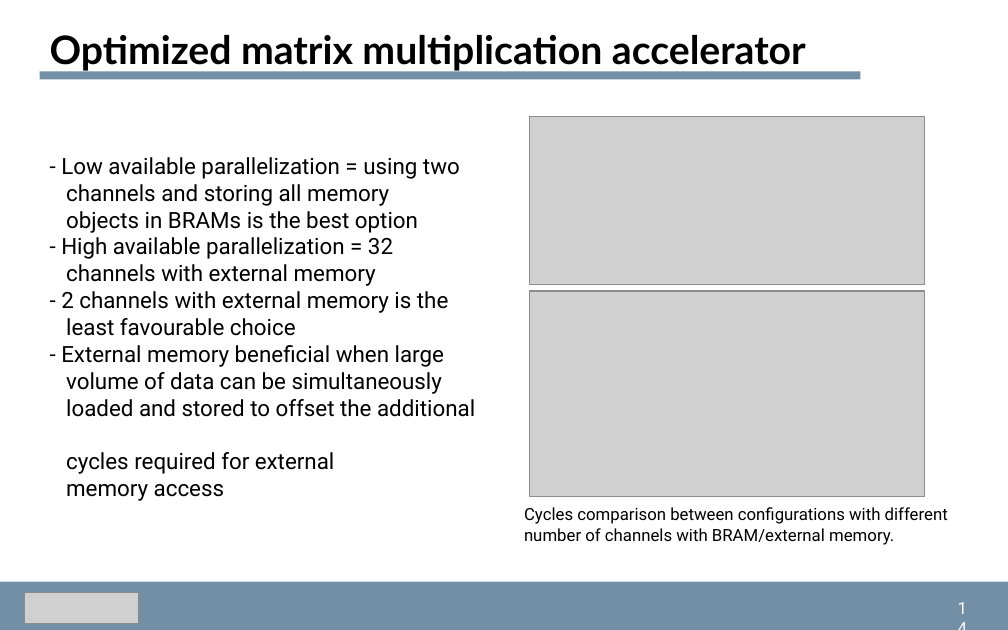
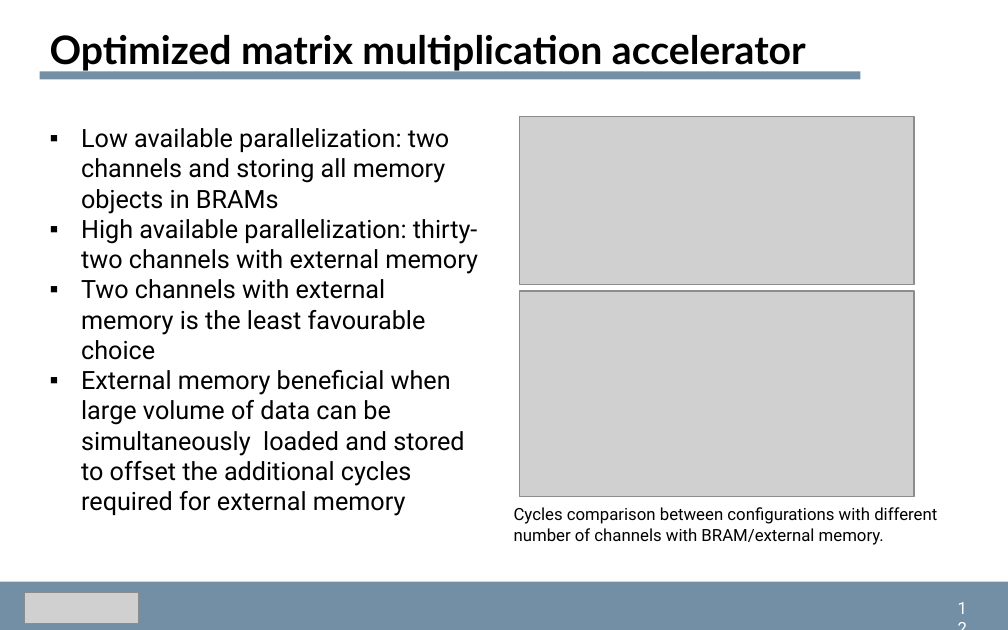
Before and after one commit to dmsgnn/master-thesis, a slide deck: slide 12 of docs/presentation/presentation.pptx (slide 13 before the commit). Drawn at 1008x630 pixels with LibreOffice and Linux fonts; fonts in the diff are those of the drawing; grey boxes stand for pictures. Boxes give left, top, right and bottom in pixels: in the first picture for what was removed or moved away, otherwise in the second. Text is boxed around its words. In the diff, an @@ line names an element or a change of style, - is before the commit and + after.

```diff
--- a/docs/presentation/presentation.pptx
+++ b/docs/presentation/presentation.pptx
@@ text at [81, 128, 478, 516]: text changed; size 16 to 18 pt @@
-- Low available parallelization = using two
-channels and storing all memory
-objects in BRAMs is the best option
-- High available parallelization = 32
-channels with external memory
-- 2 channels with external memory is the
-least favourable choice
-- External memory beneficial when large
-volume of data can be simultaneously
-loaded and stored to offset the additional
-cycles required for external
-memory access
+▪ Low available parallelization: two channels and storing all memory objects in BRAMs
+▪ High available parallelization: thirty-two channels with external memory
+▪ Two channels with external memory is the least favourable choice
+▪ External memory beneficial when large volume of data can be simultaneously loaded and stored to offset the additional cycles required for external memory
@@ 2 pictures, 1 text: place and size @@
-2 pictures, 1 text at [524, 117, 948, 545]
+2 pictures, 1 text at [514, 117, 937, 545]
@@ text at [948, 593, 983, 623]: text changed @@
-14
+12
```
Also in this commit, not shown: 16 other slides changed, 1 other file.
